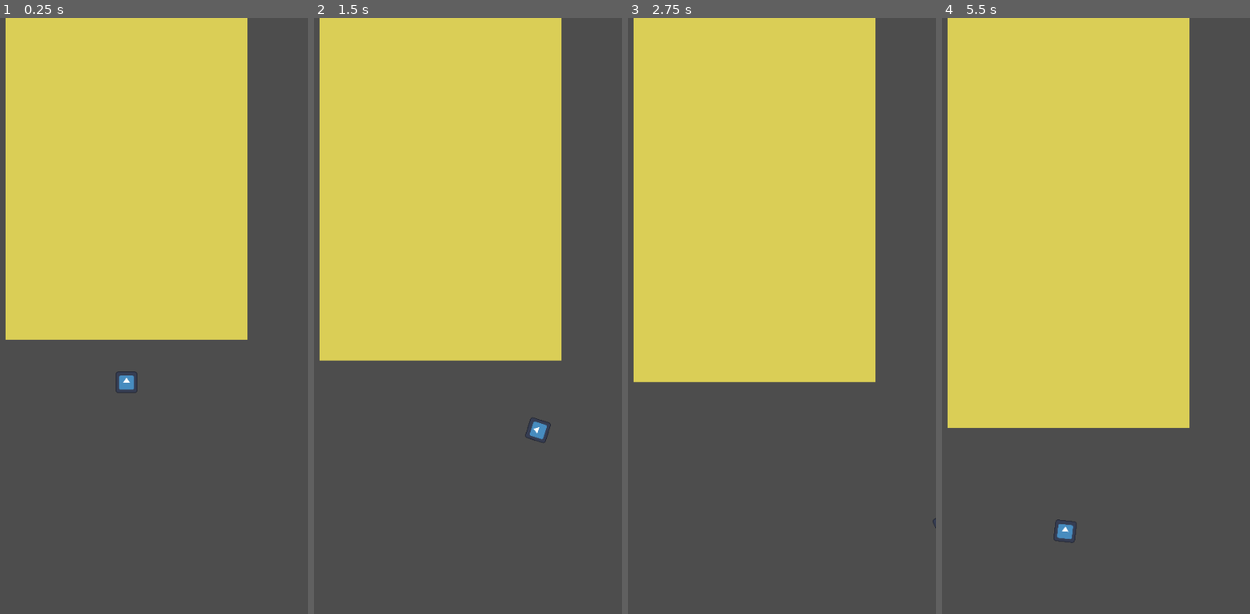
Above: before the commit, frames 1-4 (left to right).
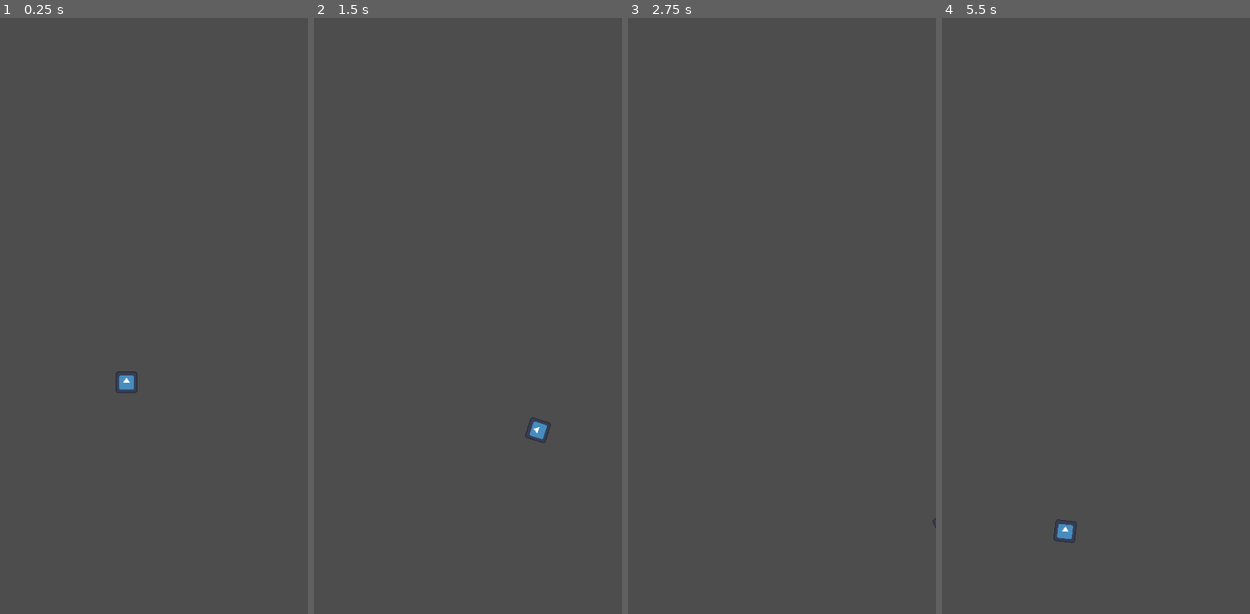
Above: after the commit, the same moments.

Repository: Final-Cake-Games/game_jam_ualg
Game: Godot game, scene res://scenes/game.tscn
The game is run twice, just before and just after one commit, with the same random seed, the same clock (stepped at 60 frames per second) and the same inputs. The project has no main scene, so this scene is started directly. The engine's default icon, where the game draws it, is replaced by a stand-in: a white triangle on a blue panel in a dark square.
Inputs (mouse positions are in pixels of both pictures, inside the frame that each line leads up to):
- Up to frame 1 (0.25 s): no input
- Up to frame 2 (1.5 s): move the mouse to (520, 310) at 0.52 s; hold D (move_right) 0.53-1.28 s; move the mouse to (369, 375) at 1.27 s; hold S (move_down) from 1.28 s (still down)
- Up to frame 3 (2.75 s): move the mouse to (791, 196) at 2.02 s; release S (move_down) at 2.03 s; hold D (move_right) from 2.03 s (still down)
- Up to frame 4 (5.5 s): move the mouse to (1049, 470) at 2.77 s; release D (move_right) at 2.78 s; hold W (move_up) 2.78-3.53 s; tap Enter at 3.5 s; move the mouse to (1176, 435) at 3.52 s; hold A (move_left) 3.53-5.03 s; move the mouse to (960, 244) at 4.27 s; move the mouse to (1086, 339) at 5.02 s; hold S (move_down) from 5.03 s (still down)

The runs differ from the first frame. In frame 1, 42% of the frame differs, in the area x 1-81%, y 0-55%; in frame 2, 45%; in frame 3, 48%; in frame 4, 54%, in the area x 1-81%, y 0-69%.

Commit message:
Tweaked with new dimentions

Diff:
--- a/scenes/map_square.tscn
+++ b/scenes/map_square.tscn
@@ -1,30 +1,21 @@
-[gd_scene load_steps=4 format=3 uid="uid://d3t0tha7ecr3r"]
+[gd_scene load_steps=3 format=3 uid="uid://d3t0tha7ecr3r"]
 
 [ext_resource type="Script" path="res://scripts/map_square.gd" id="1_7r5aj"]
-
-[sub_resource type="Gradient" id="Gradient_m1sgn"]
-offsets = PackedFloat32Array(0)
-colors = PackedColorArray(0.854961, 0.808308, 0.340212, 1)
-
-[sub_resource type="GradientTexture1D" id="GradientTexture1D_cxna2"]
-gradient = SubResource("Gradient_m1sgn")
-width = 360
+[ext_resource type="Texture2D" uid="uid://28l0ovsp6xwm" path="res://tmp/0000.png" id="2_qw5qe"]
 
 [node name="MapSquare" type="Node2D"]
 position = Vector2(0, -8)
 script = ExtResource("1_7r5aj")
 
 [node name="Sprite2D" type="Sprite2D" parent="."]
-position = Vector2(0, -320)
-scale = Vector2(1, 640)
-texture = SubResource("GradientTexture1D_cxna2")
+texture = ExtResource("2_qw5qe")
 
 [node name="ScreenStatusNotifier" type="VisibleOnScreenNotifier2D" parent="."]
-position = Vector2(-170, -630)
-rect = Rect2(-10, -10, 360, 10)
+position = Vector2(-260, -470)
+rect = Rect2(-10, -10, 540, 50)
 
 [node name="NewChunkPos" type="Marker2D" parent="."]
-position = Vector2(0, -640)
+position = Vector2(0, -480)
 
 [connection signal="screen_entered" from="ScreenStatusNotifier" to="." method="_on_screen_status_notifier_screen_entered"]
 [connection signal="screen_exited" from="ScreenStatusNotifier" to="." method="_on_screen_status_notifier_screen_exited"]
